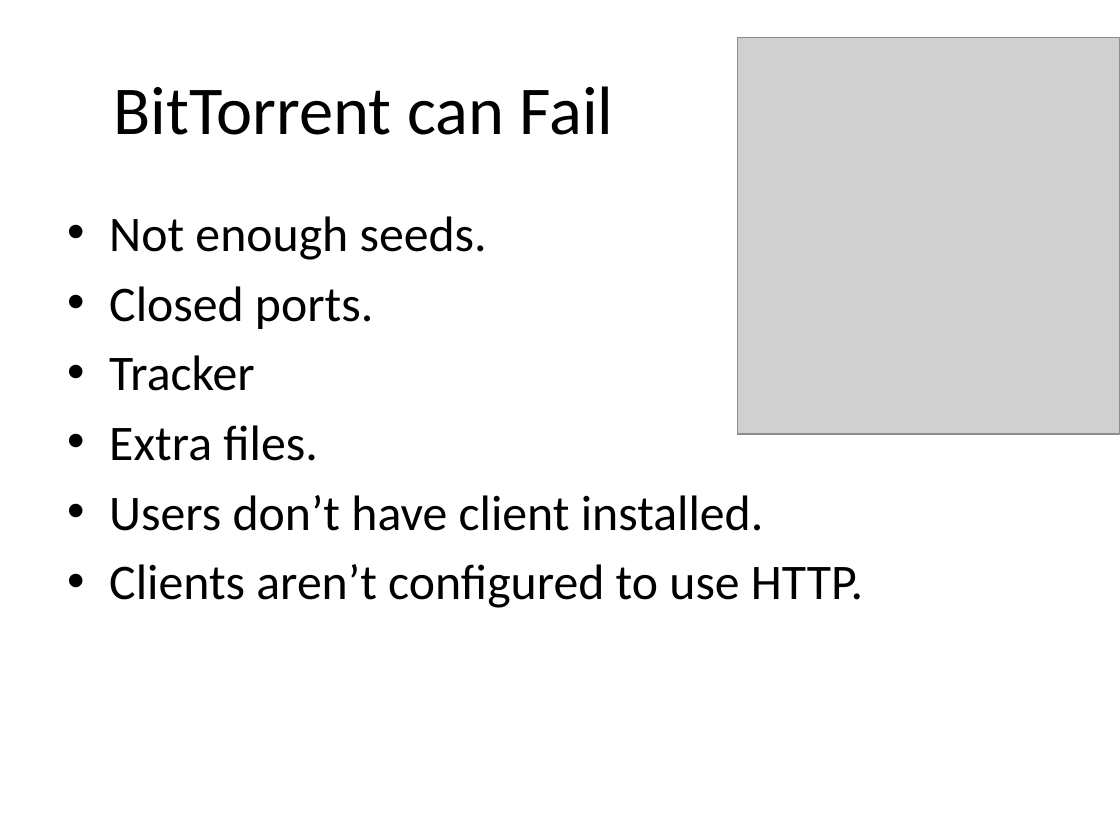
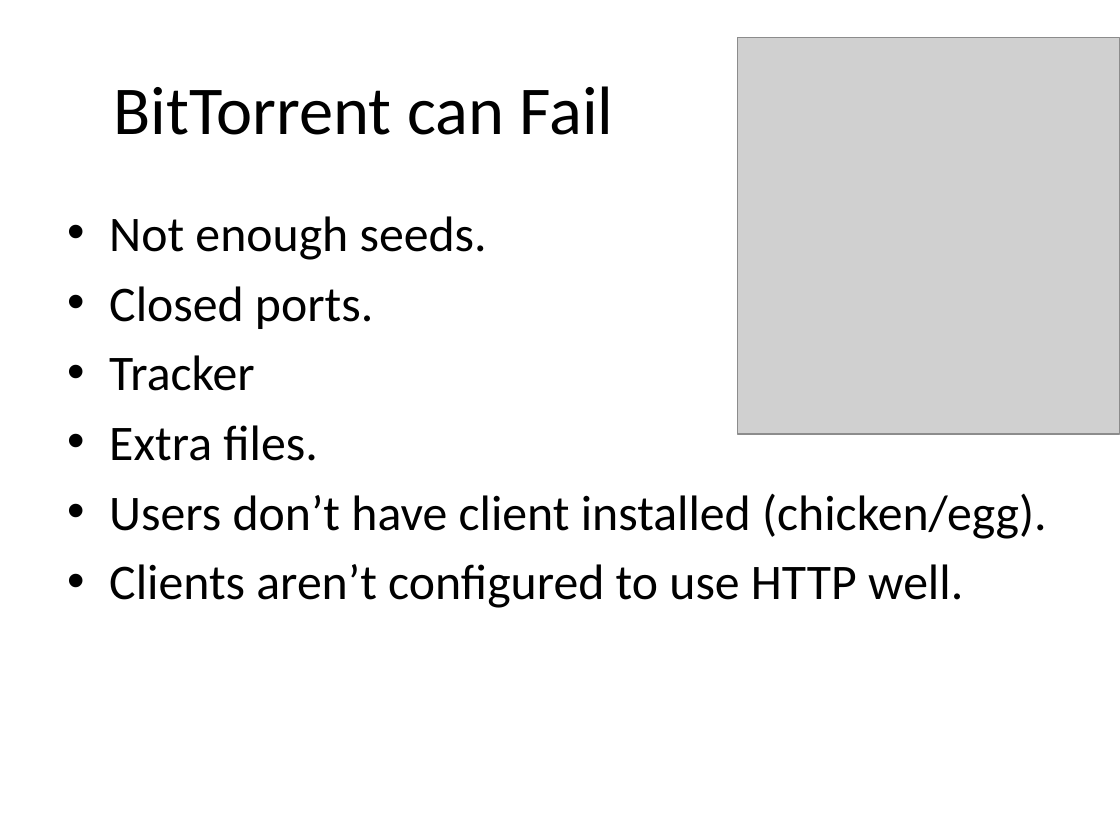
Before and after one commit to rdp/p2pwebclient, a slide deck: slide 12 of thesis_presentation/How to Make the Internet Faster.pptx. Drawn at 1120x840 pixels with LibreOffice and Linux fonts; fonts in the diff are those of the drawing; grey boxes stand for pictures. Boxes give left, top, right and bottom in pixels: in the first picture for what was removed or moved away, otherwise in the second. Text is boxed around its words. In the diff, an @@ line names an element or a change of style, - is before the commit and + after.

```diff
--- a/thesis_presentation/How to Make the Internet Faster.pptx
+++ b/thesis_presentation/How to Make the Internet Faster.pptx
@@ text at box(109, 494, 1047, 608): text changed @@
-• Users don’t have client installed.
-• Clients aren’t configured to use HTTP.
+• Users don’t have client installed (chicken/egg).
+• Clients aren’t configured to use HTTP well.
```
Also in this commit, not shown: 17 other slides changed, 9 slides added, 1 slide removed, 2 other files.
